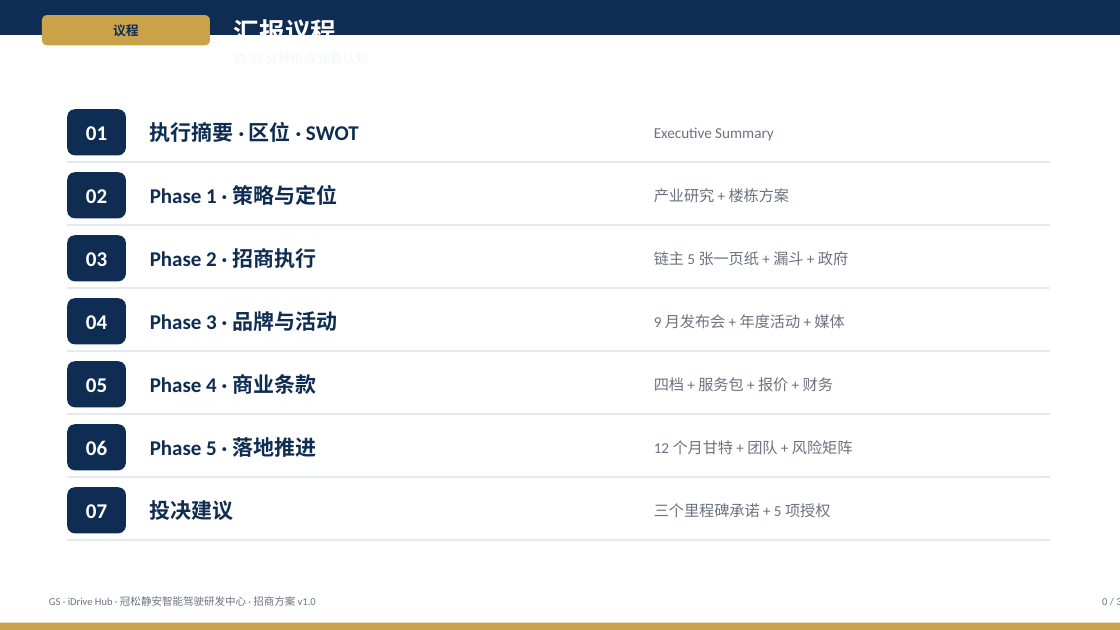
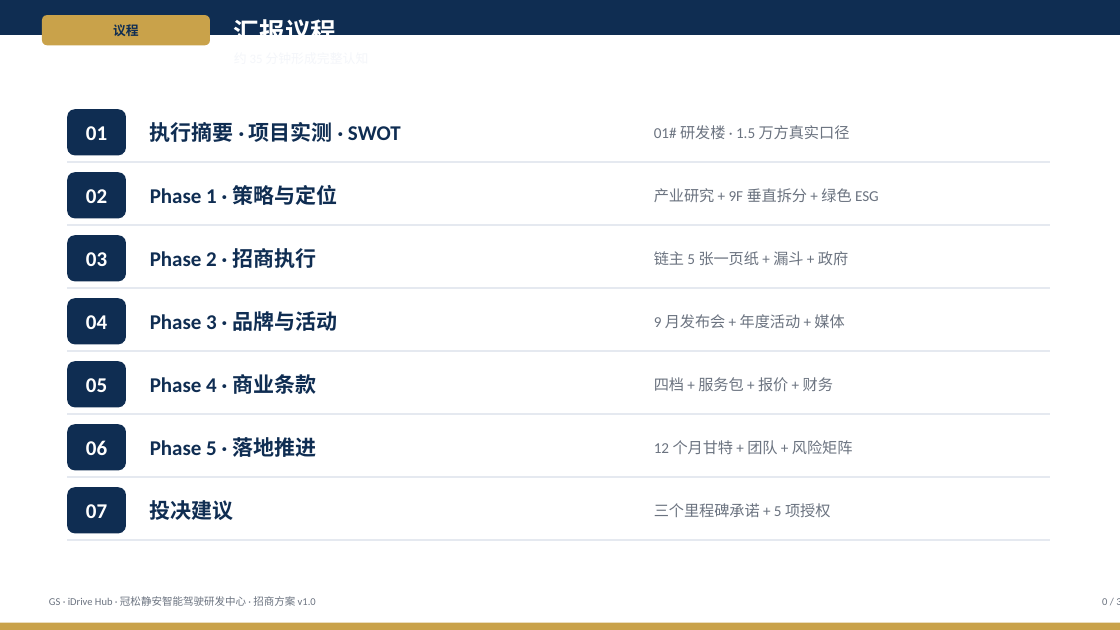
Before and after one commit to hujigang2010-maker/AIDEN, a slide deck: slide 2 of docs/deck/GS-iDrive-Hub-招商方案.pptx. Drawn at 1120x630 pixels with LibreOffice and Linux fonts; fonts in the diff are those of the drawing. Boxes give left, top, right and bottom in pixels: in the first picture for what was removed or moved away, otherwise in the second. Text is boxed around its words. In the diff, an @@ line names an element or a change of style, - is before the commit and + after.

```diff
--- a/docs/deck/GS-iDrive-Hub-招商方案.pptx
+++ b/docs/deck/GS-iDrive-Hub-招商方案.pptx
@@ text at (150,122,401,142): text changed @@
-执行摘要 · 区位 · SWOT
+执行摘要 · 项目实测 · SWOT
@@ text at (654,125,850,139): text changed @@
-Executive Summary
+01# 研发楼 · 1.5 万方真实口径
@@ text at (654,188,879,202): text changed @@
-产业研究 + 楼栋方案
+产业研究 + 9F 垂直拆分 + 绿色 ESG
```
Also in this commit, not shown: 15 other slides changed, 2 slides added, 2 slides removed, 6 other files.
